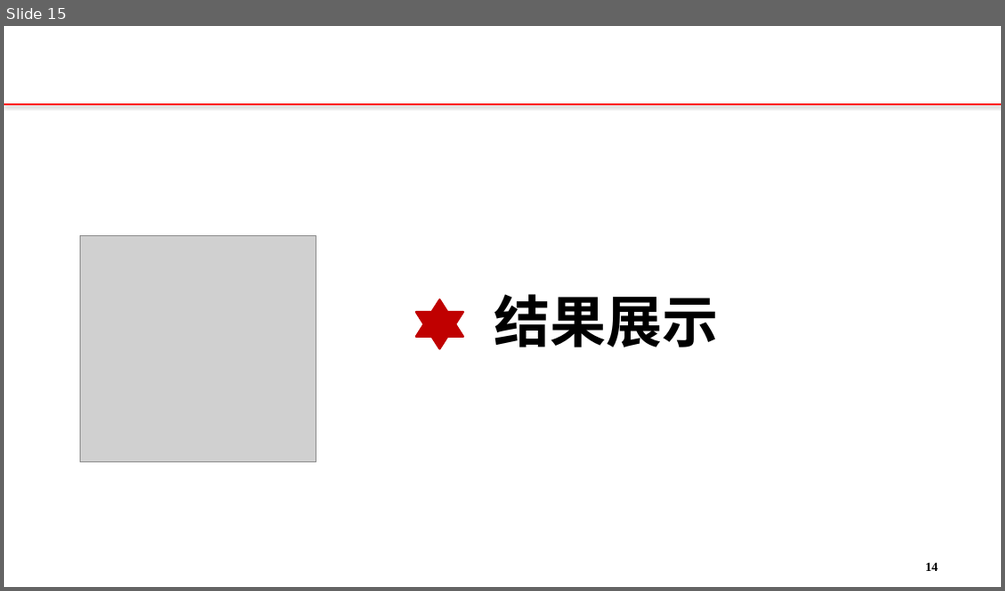
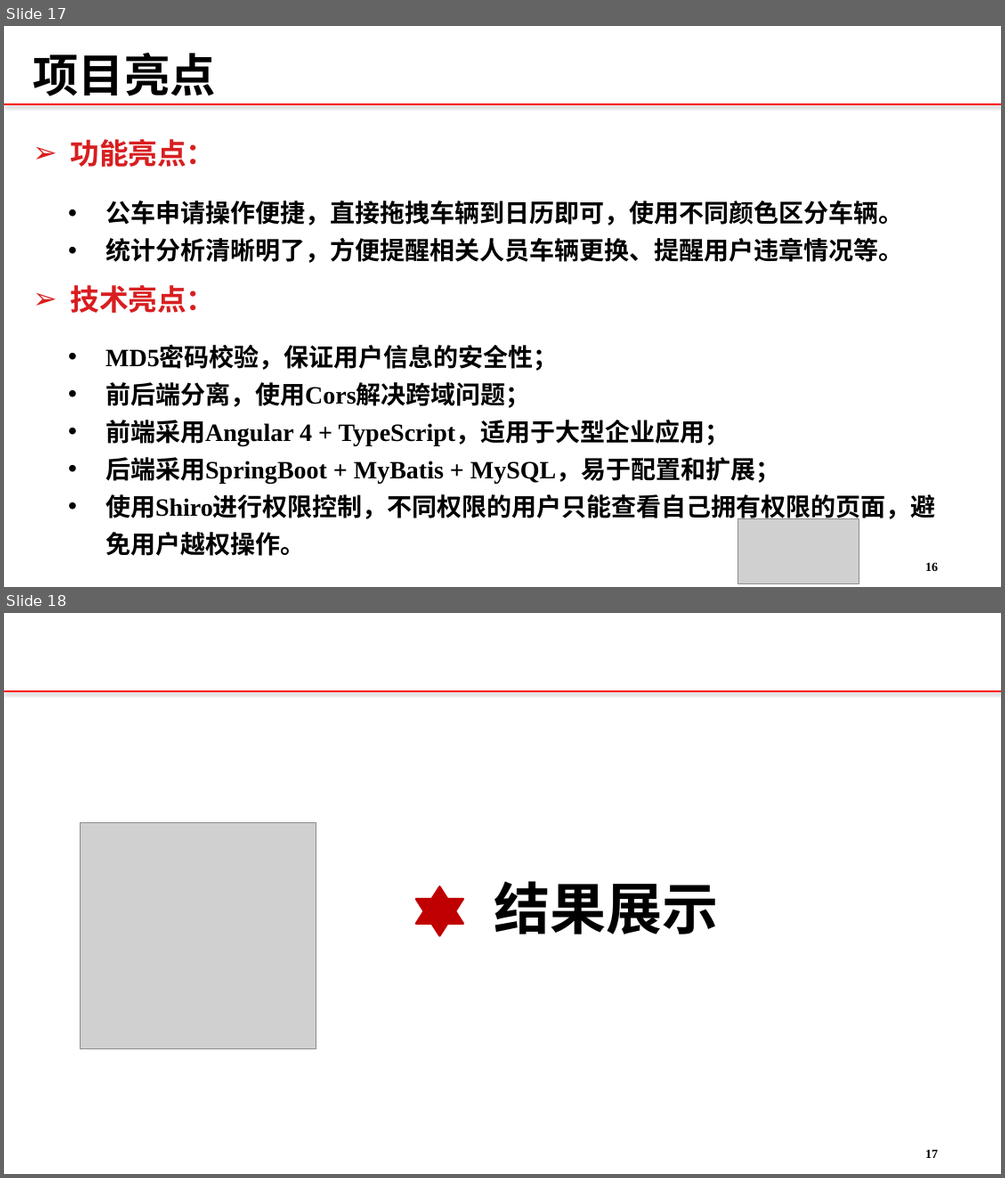
Before and after one commit to 12301068JiangDongyu/Uplan, a slide deck: doc/联通公务车管理系统.pptx. Shown one above the other, each under a label of ours: slide 15 before the commit, slides 17 and 18 after it. The pictures are 1005x591 and 1005x1178 pixels, drawn with LibreOffice and Linux fonts; fonts in the diff are those of the drawing; grey boxes stand for pictures; background and template pictures are left out. Boxes give left, top, right and bottom in pixels: in the first picture for what was removed or moved away, otherwise in the second. Text is boxed around its words. In the diff, an @@ line names an element or a change of style, - is before the commit and + after.

```diff
--- a/doc/联通公务车管理系统.pptx
+++ b/doc/联通公务车管理系统.pptx
@@ slide 17 added at <box>4,26,1001,587</box>, background #FFFFFF; not listed: 1 template element that a slide beside it also shows @@
@@ text added at <box>32,53,215,96</box>, 44 pt, text #000000, bold @@
+项目亮点
@@ text added at <box>70,139,215,167</box>, 28 pt, text #D81E20, bold @@
+➢ 功能亮点：
@@ text added at <box>105,200,903,263</box>, 24 pt, text #000000, bold @@
+• 公车申请操作便捷，直接拖拽车辆到日历即可，使用不同颜色区分车辆。
+• 统计分析清晰明了，方便提醒相关人员车辆更换、提醒用户违章情况等。
@@ text added at <box>70,285,215,313</box>, 28 pt, text #D81E20, bold @@
+➢ 技术亮点：
@@ text added at <box>105,346,936,556</box>, 24 pt, text #000000, bold @@
+• MD5密码校验，保证用户信息的安全性；
+• 前后端分离，使用Cors解决跨域问题；
+• 前端采用Angular 4 + TypeScript，适用于大型企业应用；
+• 后端采用SpringBoot + MyBatis + MySQL，易于配置和扩展；
+• 使用Shiro进行权限控制，不同权限的用户只能查看自己拥有权限的页面，避免用户越权操作。
@@ picture added at <box>738,519,858,584</box> @@
@@ page number added at <box>925,562,938,571</box>, 12 pt, text #000000, bold @@
+16
@@ what was slide 15 is now slide 18 @@
@@ page number at <box>925,1149,938,1158</box>: text changed @@
-14
+17
```
Also in this commit, not shown: 12 slides changed, 5 other slides added, 3 slides removed, 3 other files.
